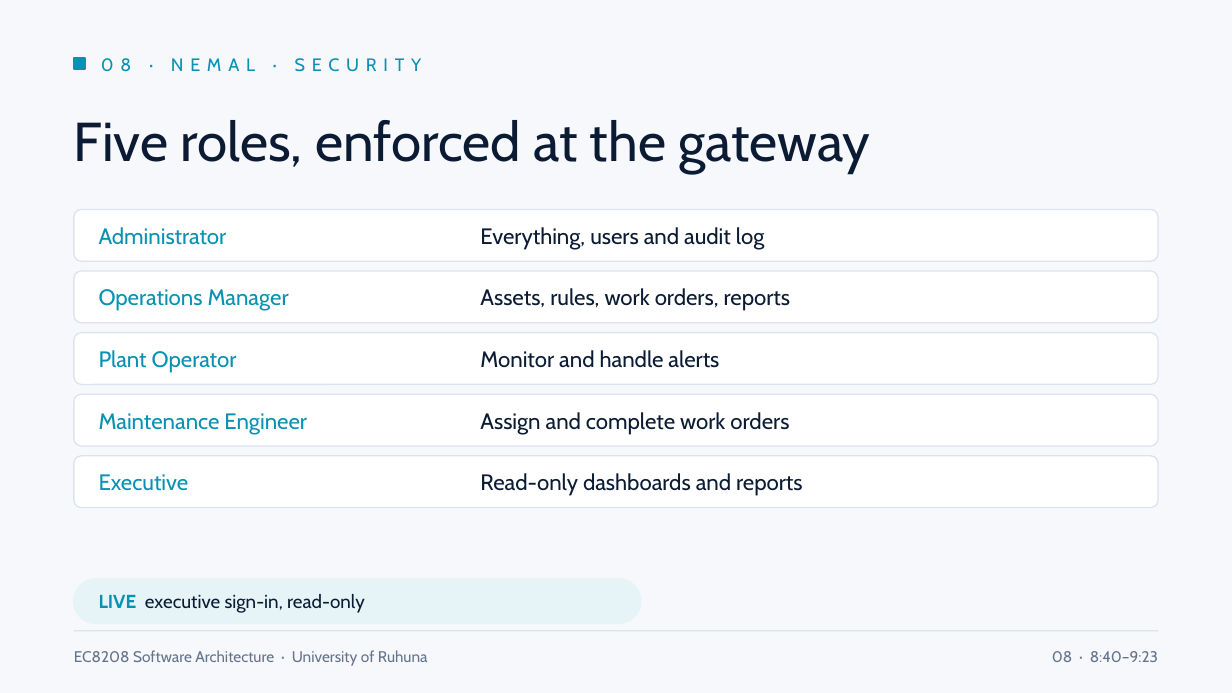
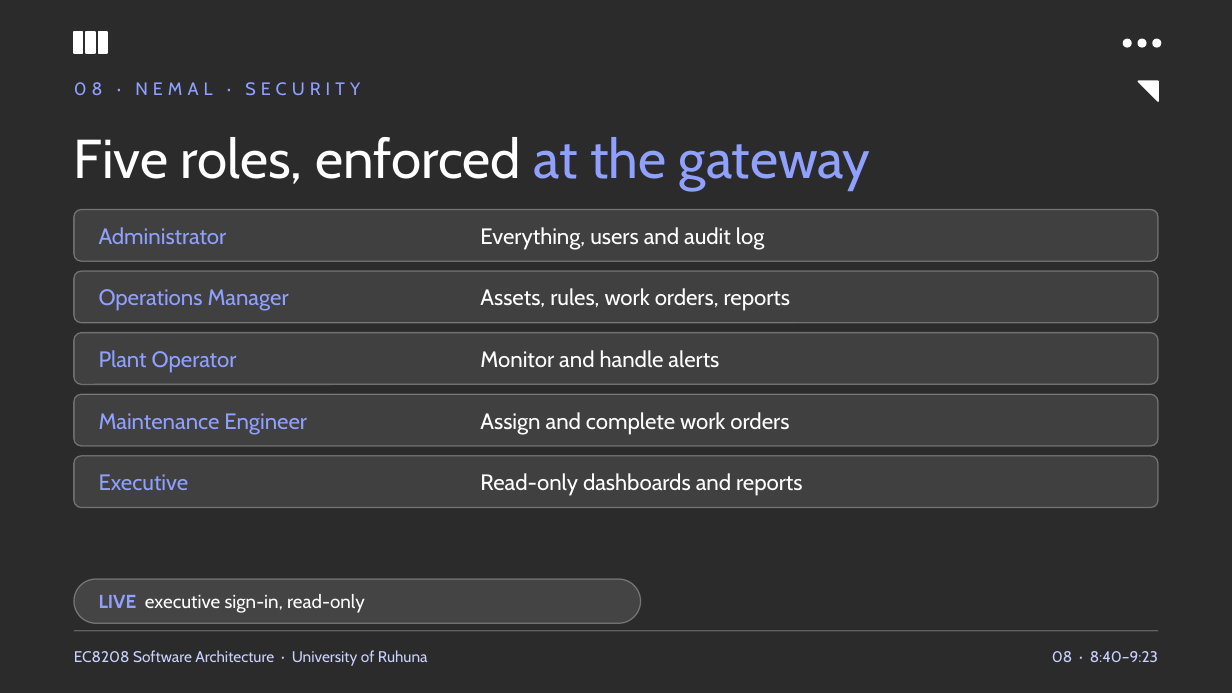
Before and after one commit to CharithManaujayaMUTEC/REOAGMS, a slide deck: slide 8 of deliverables/REOAGMS-Team-Presentation.pptx. Drawn at 1232x693 pixels with LibreOffice and Linux fonts; fonts in the diff are those of the drawing; background and template pictures are left out; a plain dark background stands for a picture behind light text. Boxes give left, top, right and bottom in pixels: in the first picture for what was removed or moved away, otherwise in the second. Text is boxed around its words. In the diff, an @@ line names an element or a change of style, - is before the commit and + after.

```diff
--- a/deliverables/REOAGMS-Team-Presentation.pptx
+++ b/deliverables/REOAGMS-Team-Presentation.pptx
@@ background #F6F8FB to picture (left out) @@
@@ rectangle: place and size @@
-rectangle at (74, 58, 85, 69)
+rectangle at (74, 32, 83, 53)
@@ rectangle at (74, 32, 83, 53): fill #0891B2 to #FFFFFF; outline #0891B2 1 pt to #FFFFFF 1 pt @@
@@ rectangle added at (86, 32, 95, 53), fill #FFFFFF, outline #FFFFFF 1 pt @@
@@ rectangle added at (99, 32, 107, 53), fill #FFFFFF, outline #FFFFFF 1 pt @@
@@ ellipse added at (1124, 39, 1131, 47), fill #FFFFFF, outline #FFFFFF 1 pt @@
@@ ellipse added at (1138, 39, 1146, 47), fill #FFFFFF, outline #FFFFFF 1 pt @@
@@ ellipse added at (1153, 39, 1161, 47), fill #FFFFFF, outline #FFFFFF 1 pt @@
@@ text "08 · NEMAL · SECURITY": place and size @@
-text "08 · NEMAL · SECURITY" at (101, 58, 422, 72)
+text "08 · NEMAL · SECURITY" at (74, 82, 360, 96)
@@ text "08 · NEMAL · SECURITY" at (74, 82, 360, 96): text colour #0891B2 to #8FA0FF, letter spacing 4 to 3 pt @@
@@ right triangle added at (1138, 81, 1158, 101), fill #FFFFFF, outline #FFFFFF 1 pt @@
@@ text "Five roles, enforced at the ...": place and size @@
-text "Five roles, enforced at the ..." at (74, 120, 870, 173)
+text "Five roles, enforced at the ..." at (74, 137, 871, 191)
@@ text "Five roles, enforced at the ..." at (74, 137, 871, 191): text colour #0B1B33 to #FFFFFF in "Five roles, enforced"; text colour #0B1B33 to #8FA0FF in "at the gateway" @@
@@ 3 rounded rectangles: place and size @@
-3 rounded rectangles at (74, 333, 1158, 508)
+3 rounded rectangles at (74, 209, 1158, 384)
@@ fill #FFFFFF to #FFFFFF at 10% opacity; outline #DCE3EE 0.75 pt to #FFFFFF 0.75 pt in 3 elements at (74, 271, 1158, 323), (74, 333, 1158, 384), (74, 209, 1158, 261) @@
@@ rounded rectangle removed at (74, 209, 1158, 261) @@
@@ rounded rectangle removed at (74, 271, 1158, 323) @@
@@ rounded rectangle added at (74, 394, 1158, 446), fill #FFFFFF at 10% opacity, outline #FFFFFF 0.75 pt @@
@@ rounded rectangle added at (74, 456, 1158, 508), fill #FFFFFF at 10% opacity, outline #FFFFFF 0.75 pt @@
@@ text colour #0891B2 to #8FA0FF in 5 elements at (99, 227, 227, 245), (99, 289, 289, 311), (99, 350, 237, 373), (99, 413, 307, 435), (99, 474, 189, 491) @@
@@ text colour #0B1B33 to #FFFFFF in 5 elements at (480, 227, 764, 250), (480, 288, 791, 311), (480, 350, 719, 368), (480, 412, 789, 435), (480, 473, 803, 496) @@
@@ rounded rectangle at (74, 579, 641, 623): fill #E6F4F8 to #FFFFFF at 12% opacity; outline #E6F4F8 1 pt to #FFFFFF 0.75 pt @@
@@ text "LIVE executive sign-in, read-only" at (99, 594, 365, 613): text colour #0891B2 to #8FA0FF in "LIVE"; text colour #0B1B33 to #FFFFFF in "executive sign-in, read-only" @@
@@ text "EC8208 Software Architecture · University ..." at (74, 650, 428, 666): text colour #64748B to #C9D1FF @@
@@ line (74, 631) - (1158, 631): stroke #DCE3EE 0.75 pt to #FFFFFF 0.75 pt @@
@@ text "08 · 8:40–9:23" at (1052, 651, 1158, 662): text colour #64748B to #C9D1FF @@
```
Also in this commit, not shown: 9 other slides changed, 5 other files.
